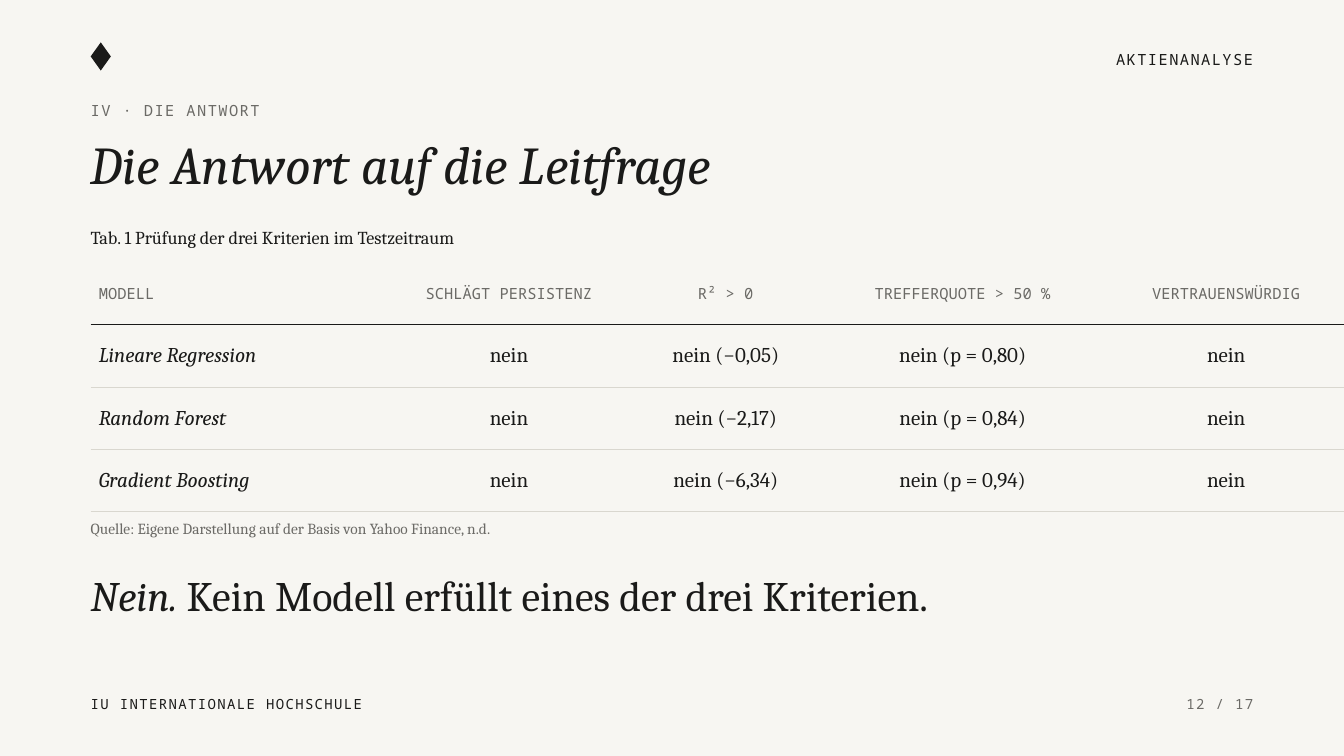
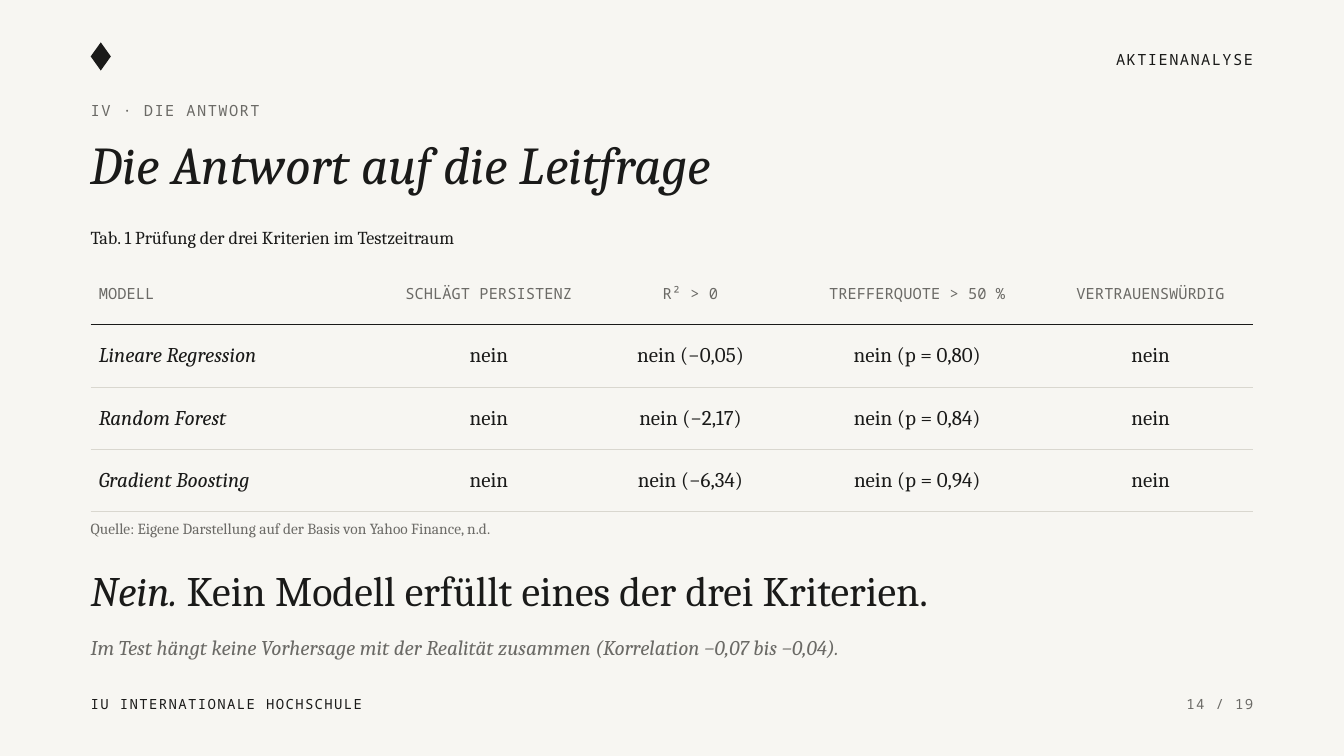
Before and after one commit to KonstantinosLamprou/stockanalysis, a slide deck: slide 14 of presentation/Aktienanalyse_Praesentation.pptx (slide 12 before the commit). Drawn at 1344x756 pixels with LibreOffice and Linux fonts; fonts in the diff are those of the drawing. Boxes give left, top, right and bottom in pixels: in the first picture for what was removed or moved away, otherwise in the second. Text is boxed around its words. In the diff, an @@ line names an element or a change of style, - is before the commit and + after.

```diff
--- a/presentation/Aktienanalyse_Praesentation.pptx
+++ b/presentation/Aktienanalyse_Praesentation.pptx
@@ table resized from (x1=91, y1=262, x2=1344, y2=512) to (x1=91, y1=262, x2=1253, y2=512) @@
@@ text "Nein. Kein Modell erfüllt eines ..." moved from (x1=91, y1=581, x2=928, y2=612) to (x1=91, y1=576, x2=928, y2=607) @@
@@ text added at (x1=91, y1=640, x2=839, y2=660), 15 pt, text #6B6A66, italic @@
+Im Test hängt keine Vorhersage mit der Realität zusammen (Korrelation −0,07 bis −0,04).
@@ text at (x1=1186, y1=699, x2=1253, y2=709): text changed @@
-12 / 17
+14 / 19
```
Also in this commit, not shown: 16 other slides changed, 2 slides added, 16 other files.
